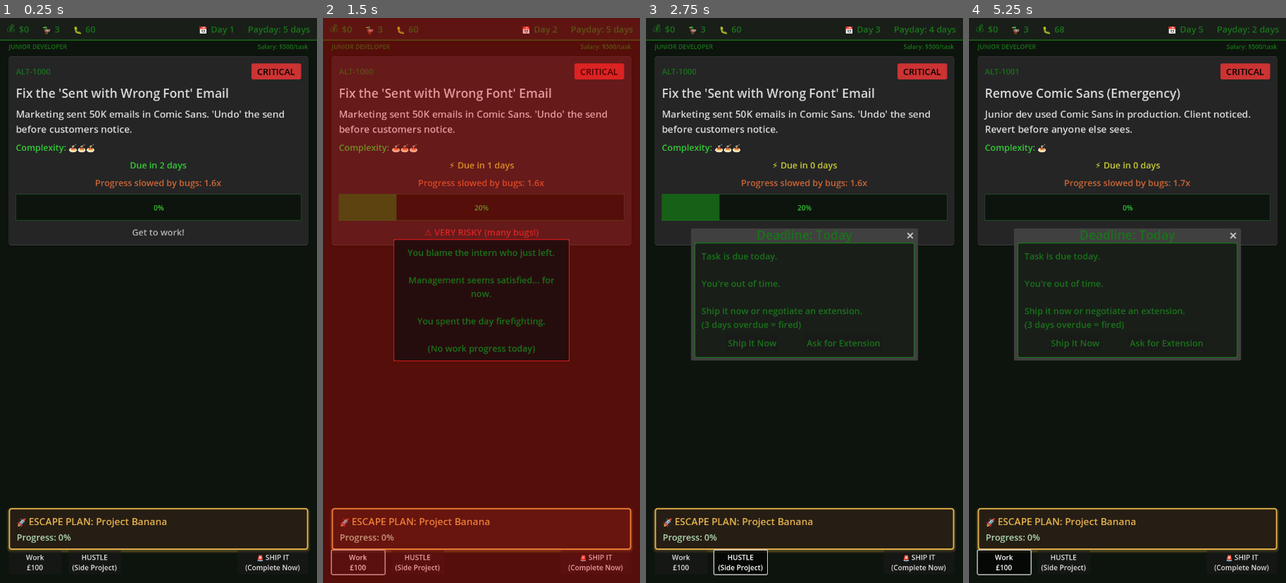
Above: before the commit, frames 1-4 (left to right).
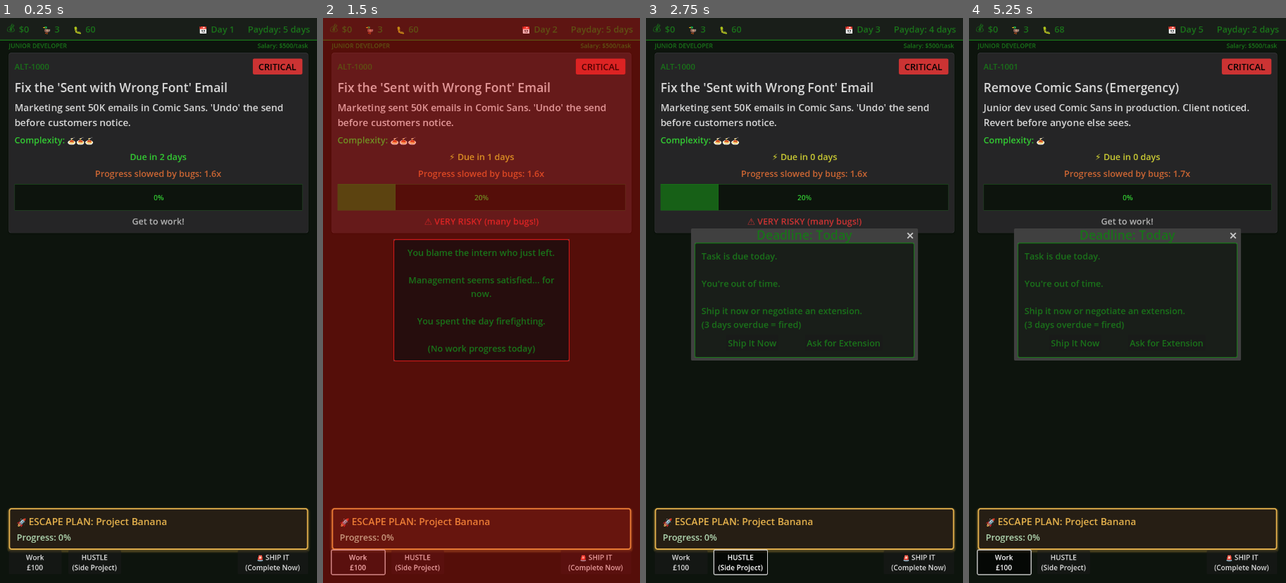
Above: after the commit, the same moments.

Repository: lmchoi/alt-f-this
Game: Godot game, scene res://scenes/game_ui.tscn
The game is run twice, just before and just after one commit, with the same random seed, the same clock (stepped at 60 frames per second) and the same inputs.
Inputs:
- Up to frame 1 (0.25 s): no input
- Up to frame 2 (1.5 s): click "Work £100" at 0.5 s; click "The intern we just let go." at 1.25 s
- Up to frame 3 (2.75 s): click "HUSTLE (Side Project)" at 2 s
- Up to frame 4 (5.25 s): click "🚨 SHIP IT (Complete Now)" at 2.75 s; click "Ship It Now" at 3.5 s; click "The intern we just let go." at 4.25 s; click "Work £100" at 5 s

The runs differ from the first frame. In frame 1, 9.9% of the frame differs, in the area x 2-98%, y 4-41%; in frame 2, 5.1%; in frame 3, 8.4%; in frame 4, 8.3%.

Commit message:
Compress vertical spacing to match mockup
JobInfo panel:
- Height: 28px→22px
- Padding: 4px→2px (minimal separator)

Game layout:
- Job-to-task gap: 8px→4px (tighter)
- Spacer: Add 20px min + 0.5x stretch ratio (less expansion)
- Escape top margin: 15px→10px

Task panel:
- Internal padding: 15px→12px
- Item separation: 12px→10px

Results in much tighter, compact layout matching mockup.

🤖 Generated with [Claude Code](https://claude.com/claude-code)

Co-Authored-By: Claude <noreply@anthropic.com>

Diff:
--- a/scenes/game_ui.tscn
+++ b/scenes/game_ui.tscn
@@ -42,20 +42,22 @@
 [node name="TaskPanelMargin" type="MarginContainer" parent="VBoxContainer"]
 layout_mode = 2
 theme_override_constants/margin_left = 20
-theme_override_constants/margin_top = 8
+theme_override_constants/margin_top = 4
 theme_override_constants/margin_right = 20
 
 [node name="TaskPanel" parent="VBoxContainer/TaskPanelMargin" instance=ExtResource("3_taskpanel")]
 layout_mode = 2
 
 [node name="Spacer" type="Control" parent="VBoxContainer"]
+custom_minimum_size = Vector2(0, 20)
 layout_mode = 2
 size_flags_vertical = 3
+size_flags_stretch_ratio = 0.5
 
 [node name="SideProjectMargin" type="MarginContainer" parent="VBoxContainer"]
 layout_mode = 2
 theme_override_constants/margin_left = 20
-theme_override_constants/margin_top = 15
+theme_override_constants/margin_top = 10
 theme_override_constants/margin_right = 20
 theme_override_constants/margin_bottom = 5
 
--- a/scenes/job_info.tscn
+++ b/scenes/job_info.tscn
@@ -11,7 +11,7 @@
 border_width_bottom = 0
 
 [node name="JobInfo" type="PanelContainer"]
-custom_minimum_size = Vector2(0, 28)
+custom_minimum_size = Vector2(0, 22)
 theme = ExtResource("2_main_theme")
 theme_override_styles/panel = SubResource("StyleBoxFlat_job_info")
 script = ExtResource("1_job_info")
@@ -19,9 +19,9 @@
 [node name="MarginContainer" type="MarginContainer" parent="."]
 layout_mode = 2
 theme_override_constants/margin_left = 20
-theme_override_constants/margin_top = 4
+theme_override_constants/margin_top = 2
 theme_override_constants/margin_right = 20
-theme_override_constants/margin_bottom = 4
+theme_override_constants/margin_bottom = 2
 
 [node name="JobContainer" type="HBoxContainer" parent="MarginContainer"]
 layout_mode = 2
--- a/scenes/task_panel.tscn
+++ b/scenes/task_panel.tscn
@@ -25,14 +25,14 @@
 
 [node name="MarginContainer" type="MarginContainer" parent="."]
 layout_mode = 2
-theme_override_constants/margin_left = 15
-theme_override_constants/margin_top = 15
-theme_override_constants/margin_right = 15
-theme_override_constants/margin_bottom = 15
+theme_override_constants/margin_left = 12
+theme_override_constants/margin_top = 12
+theme_override_constants/margin_right = 12
+theme_override_constants/margin_bottom = 12
 
 [node name="MainContainer" type="VBoxContainer" parent="MarginContainer"]
 layout_mode = 2
-theme_override_constants/separation = 12
+theme_override_constants/separation = 10
 
 [node name="HeaderRow" type="HBoxContainer" parent="MarginContainer/MainContainer"]
 layout_mode = 2
